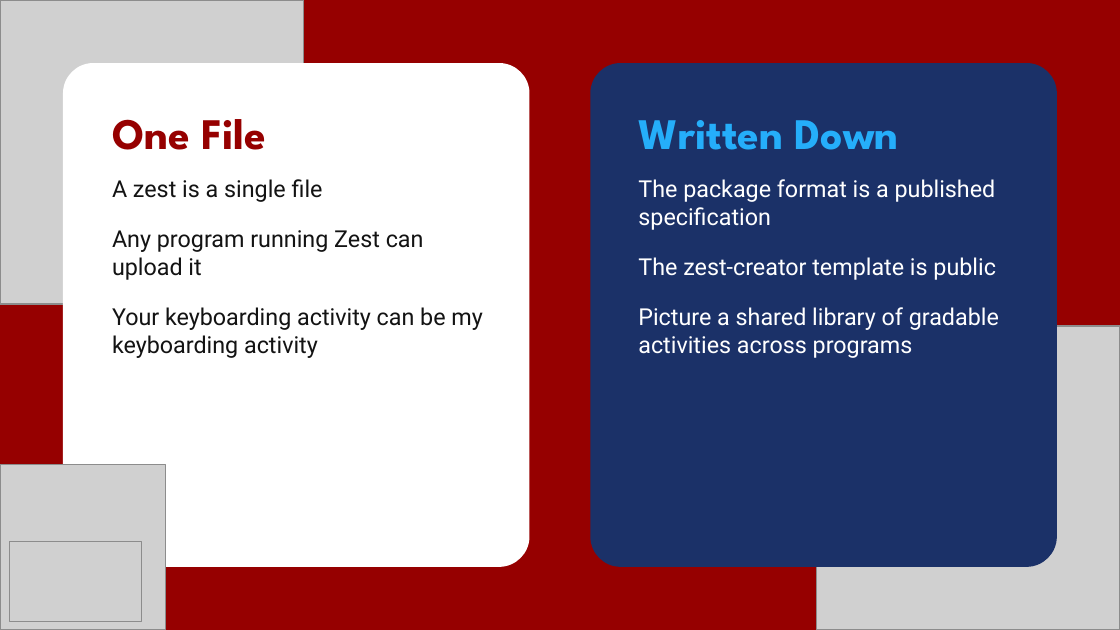
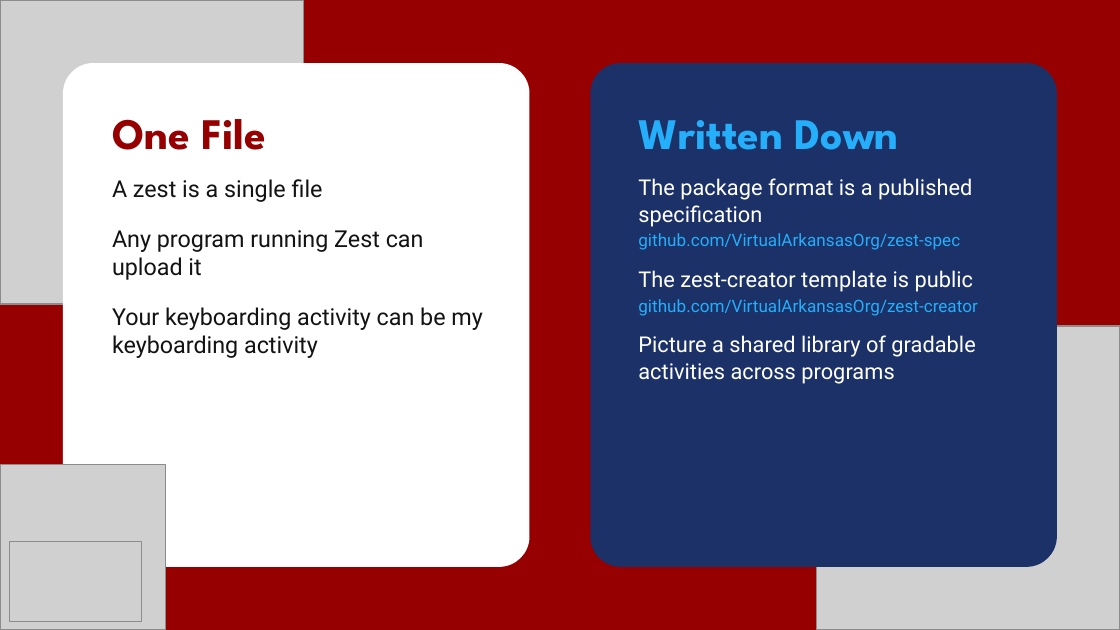
Before and after one commit to VirtualArkansasOrg/zest-spec, a slide deck: slide 17 of presentations/2026-vlla/deck/zest-vlla-2026.pptx. Drawn at 1120x630 pixels with LibreOffice and Linux fonts; fonts in the diff are those of the drawing; grey boxes stand for pictures. Boxes give left, top, right and bottom in pixels: in the first picture for what was removed or moved away, otherwise in the second. Text is boxed around its words. In the diff, an @@ line names an element or a change of style, - is before the commit and + after.

```diff
--- a/presentations/2026-vlla/deck/zest-vlla-2026.pptx
+++ b/presentations/2026-vlla/deck/zest-vlla-2026.pptx
@@ text at (638,178,975,384): size 15 to 14 pt in "The package format is a published specification", "The zest-creator template is public", "Picture a shared library of gradable activities ..."; less space between paragraphs @@
@@ text at (638,233,960,250): paragraph added @@
+github.com/VirtualArkansasOrg/zest-spec
@@ text at (638,299,977,316): paragraph added @@
+github.com/VirtualArkansasOrg/zest-creator
```
Also in this commit, not shown: 1 other slide changed, 5 other files.
